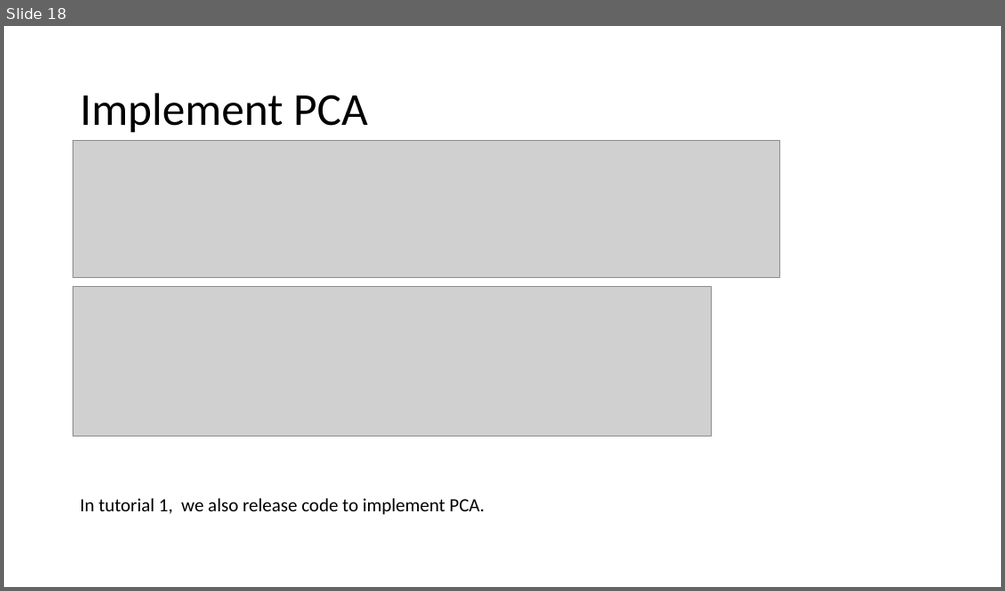
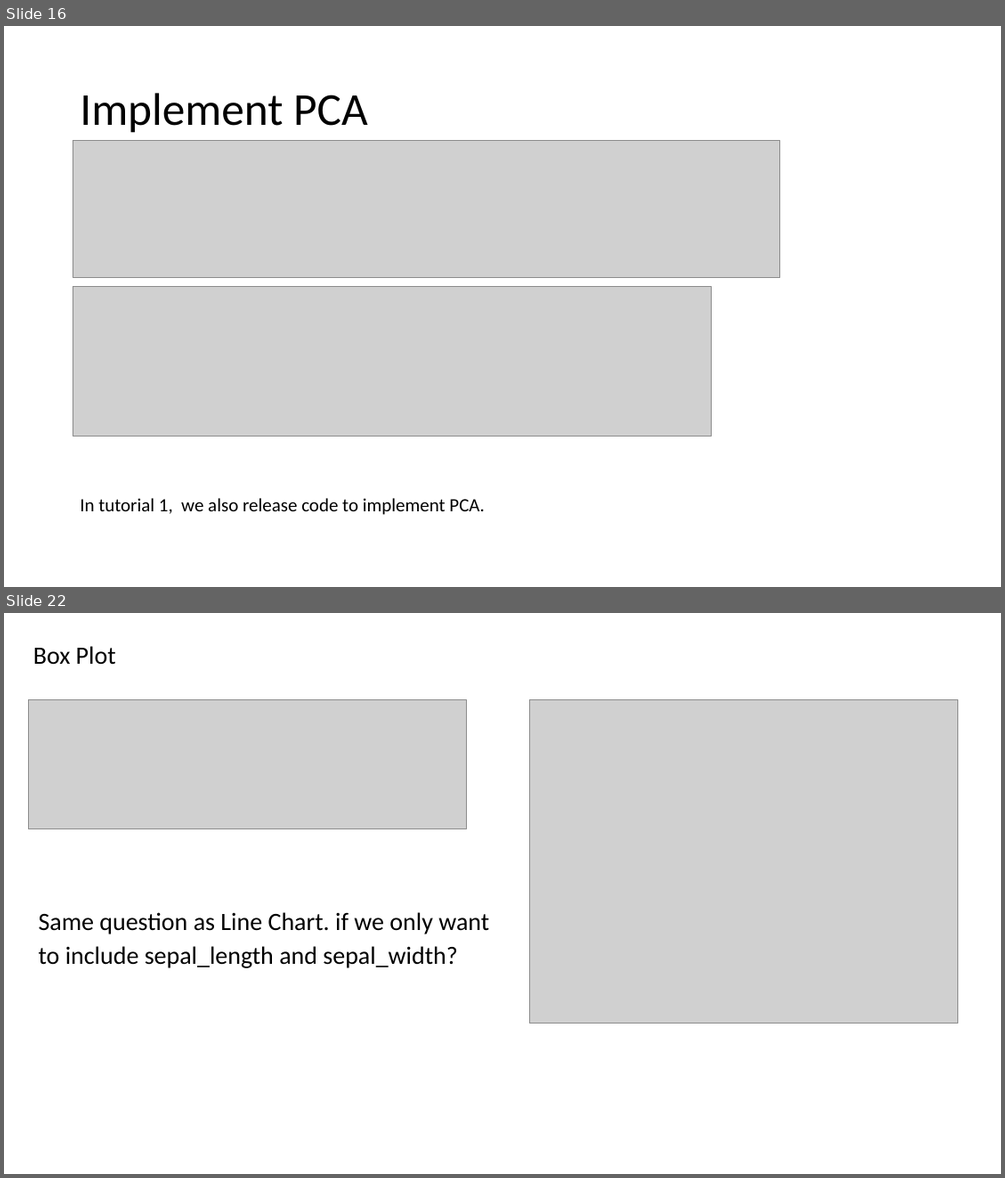
Before and after one commit to jiaxinxie97/COMP4331, a slide deck: tut3/tut3.pptx. Shown one above the other, each under a label of ours: slide 18 before the commit, slides 16 and 22 after it; the slides between them are not shown. The pictures are 1005x591 and 1005x1178 pixels, drawn with LibreOffice and Linux fonts; fonts in the diff are those of the drawing; grey boxes stand for pictures. Boxes give left, top, right and bottom in pixels: in the first picture for what was removed or moved away, otherwise in the second. Text is boxed around its words. In the diff, an @@ line names an element or a change of style, - is before the commit and + after.

```diff
--- a/tut3/tut3.pptx
+++ b/tut3/tut3.pptx
@@ slide 22 added at box(4, 613, 1001, 1174), background #FFFFFF @@
@@ title added at box(33, 646, 116, 665), 24 pt, text #000000 @@
+Box Plot
@@ picture added at box(29, 699, 467, 829) @@
@@ picture added at box(530, 699, 958, 1023) @@
@@ text added at box(39, 912, 489, 968), 24 pt, text #000000 @@
+Same question as Line Chart. if we only want to include sepal_length and sepal_width?
@@ what was slide 18 is now slide 16 @@
```
Also in this commit, not shown: 2 slides changed, 5 other slides added, 2 slides removed, 6 other files.
